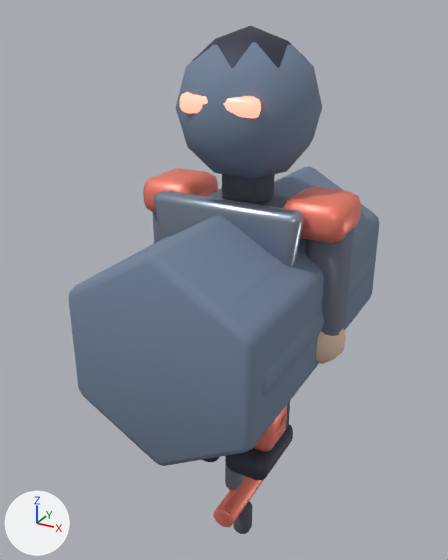
Renders of the Blender file assets-source/blender/characters/assault.blend from each side of a commit.
Both versions are drawn from a camera (50 mm lens) standing at (1.16, -2.33, 2.05) and looking at (-0.13, 0.02, 0.88). Arrows for +X, +Y and +Z are at lower left; the lights stay in place. The picture after the commit comes second.

The first picture shows 'LOD1_PROXY_body', 'LOD2_PROXY_body', 'LOD2_PROXY_head', 'arm.R', 'boot.R', 'crest.lens', 'crest.mask', 'frontGuard', 'neckGuard', 'shoulder.L', 'shoulder.R', 'weapon.guard' and 9 more.
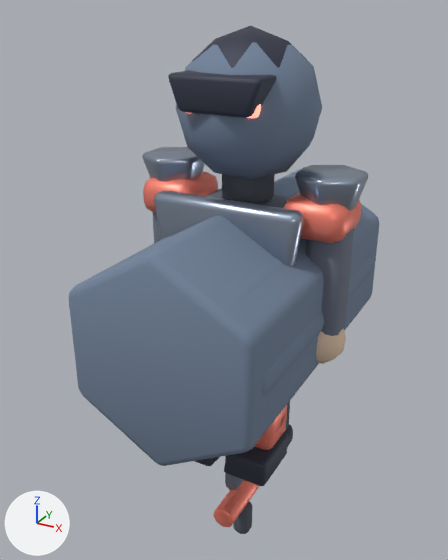
Boxes (x1, y1, x2, y2) around the edits, measured in the pictures (448 x 560 px):
'helmetBrow', added
    after: (168, 70, 277, 118)
'shoulderCap.1', added
    after: (295, 165, 368, 211)
'bootToe.R', added
    after: (224, 433, 288, 486)
'shoulderCap.-1', added
    after: (142, 147, 205, 181)
'bootToe.L', added (mostly hidden)
    after: (195, 458, 215, 466)
'boot.R', unchanged, covered by the edit
    before: (226, 425, 293, 480)
    after: (284, 425, 293, 447)
'crest.lens', unchanged, covered by the edit
    before: (180, 92, 261, 118)
    after: (188, 104, 261, 118)

Diff of the bpy script that builds the scene:
```diff
--- a/assets-source/blender/characters/assault.blend.py
+++ b/assets-source/blender/characters/assault.blend.py
@@ me_boottoe_rmesh_007 @@
+me_boottoe_rmesh_007.from_pydata([(-0.08, 0.16, -0.14), (0.12, 0.16, -0.14), (0.12, 0.03, -0.14), (-0.1, 0.03, -0.14), (-0.08, 0.16, 0.14), (0.12, 0.16, 0.14), (0.12, 0.03, 0.14), (-0.1, 0.03, 0.14)], [], [(3, 2, 1, 0), (4, 5, 6, 7), (0, 1, 5, 4), (1, 2, 6, 5), (2, 3, 7, 6), (3, 0, 4, 7)])
+me_boottoe_rmesh_007.polygons.foreach_set('use_smooth', [True] * 6)
+me_boottoe_rmesh_007.materials.append(mat_mat_assault_dark)  # greyish blue #3c3f50
@@ me_boottoe_lmesh_007 @@
+me_boottoe_lmesh_007.from_pydata([(-0.12, 0.16, -0.14), (0.08, 0.16, -0.14), (0.1, 0.03, -0.14), (-0.12, 0.03, -0.14), (-0.12, 0.16, 0.14), (0.08, 0.16, 0.14), (0.1, 0.03, 0.14), (-0.12, 0.03, 0.14)], [], [(3, 2, 1, 0), (4, 5, 6, 7), (0, 1, 5, 4), (1, 2, 6, 5), (2, 3, 7, 6), (3, 0, 4, 7)])
+me_boottoe_lmesh_007.polygons.foreach_set('use_smooth', [True] * 6)
+me_boottoe_lmesh_007.materials.append(mat_mat_assault_dark)  # greyish blue #3c3f50
@@ me_helmetbrowmesh_007 @@
+me_helmetbrowmesh_007.from_pydata([(-0.2, 1.83, -0.11), (0.2, 1.83, -0.11), (0.15, 1.69, -0.11), (-0.15, 1.69, -0.11), (-0.2, 1.83, 0.11), (0.2, 1.83, 0.11), (0.15, 1.69, 0.11), (-0.15, 1.69, 0.11)], [], [(3, 2, 1, 0), (4, 5, 6, 7), (0, 1, 5, 4), (1, 2, 6, 5), (2, 3, 7, 6), (3, 0, 4, 7)])
+me_helmetbrowmesh_007.polygons.foreach_set('use_smooth', [True] * 6)
+me_helmetbrowmesh_007.materials.append(mat_mat_assault_dark)  # greyish blue #3c3f50
@@ ob_shouldercap_1 @@
+ob_shouldercap_1 = bpy.data.objects.new('shoulderCap.1', me_cone_018)  # a 6-sided cut cone along z (radius 0.161 at the low end, 0.1 at the high end) spanning x -0.139..0.139, y -0.16..0.16, z -0.09..0.09; in mat_mat_assault_metal (grey #9eaabc); modifiers BEVEL
+ob_shouldercap_1.location = (0.37, 0.0, 1.37)
+ob_shouldercap_1.rotation_euler = (3.142, 0.0, 0.0)  # degrees (180, 0, 0)
@@ ob_shouldercap__1 @@
+ob_shouldercap__1 = bpy.data.objects.new('shoulderCap.-1', me_cone_018.copy())  # modifiers BEVEL
+ob_shouldercap__1.location = (-0.37, 0.0, 1.37)
+ob_shouldercap__1.rotation_euler = (3.142, 0.0, 0.0)  # degrees (180, 0, 0)
@@ ob_boottoe_r @@
+ob_boottoe_r = bpy.data.objects.new('bootToe.R', me_boottoe_rmesh_007)  # modifiers BEVEL
+ob_boottoe_r.location = (0.13, -0.15, 0.0)
+ob_boottoe_r.rotation_euler = (1.571, 0.0, 0.0)  # degrees (90, 0, 0)
@@ ob_boottoe_l @@
+ob_boottoe_l = bpy.data.objects.new('bootToe.L', me_boottoe_lmesh_007)  # modifiers BEVEL
+ob_boottoe_l.location = (-0.13, -0.15, 0.0)
+ob_boottoe_l.rotation_euler = (1.571, 0.0, 0.0)  # degrees (90, 0, 0)
@@ ob_helmetbrow @@
+ob_helmetbrow = bpy.data.objects.new('helmetBrow', me_helmetbrowmesh_007)  # modifiers BEVEL
+ob_helmetbrow.location = (0.0, -0.2, 0.0)
+ob_helmetbrow.rotation_euler = (1.571, 0.0, 0.0)  # degrees (90, 0, 0)
```
